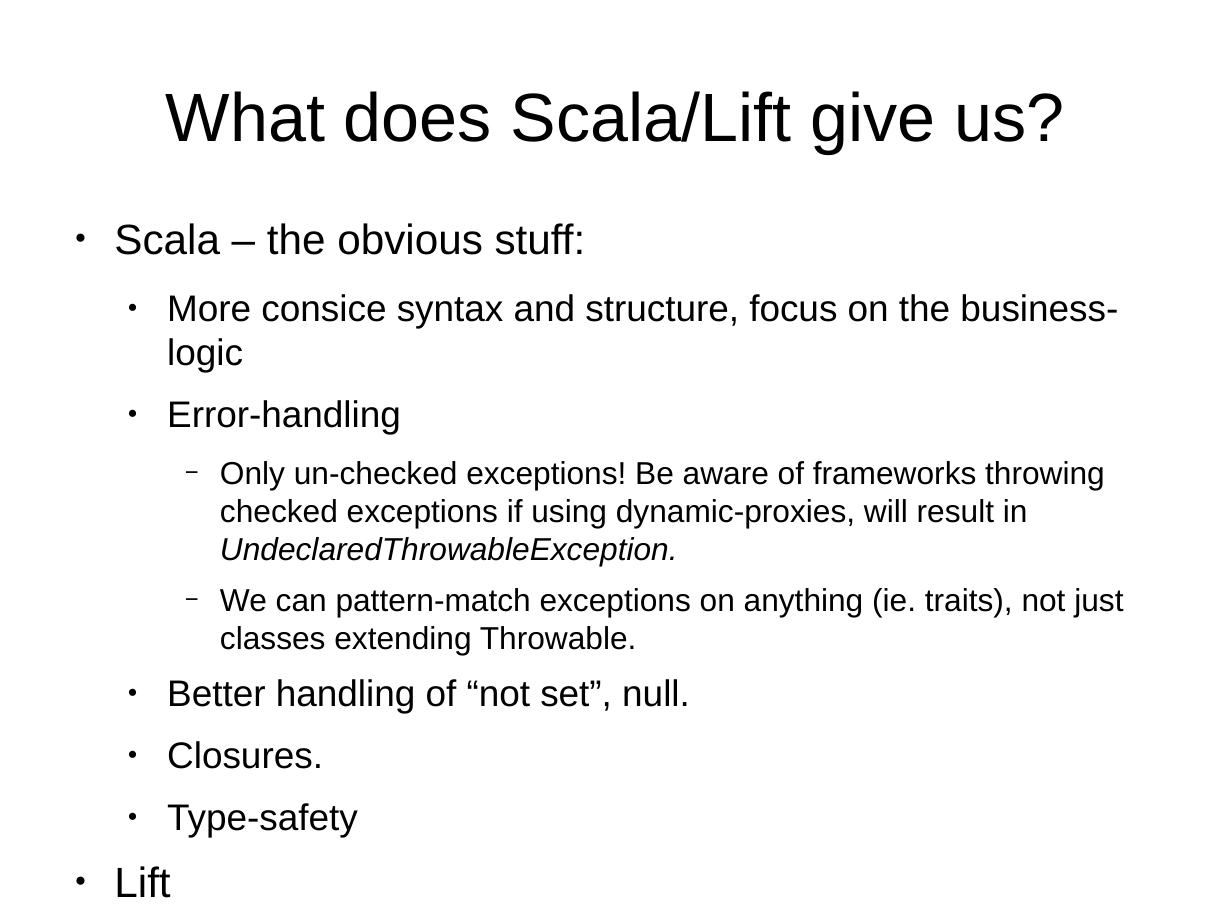
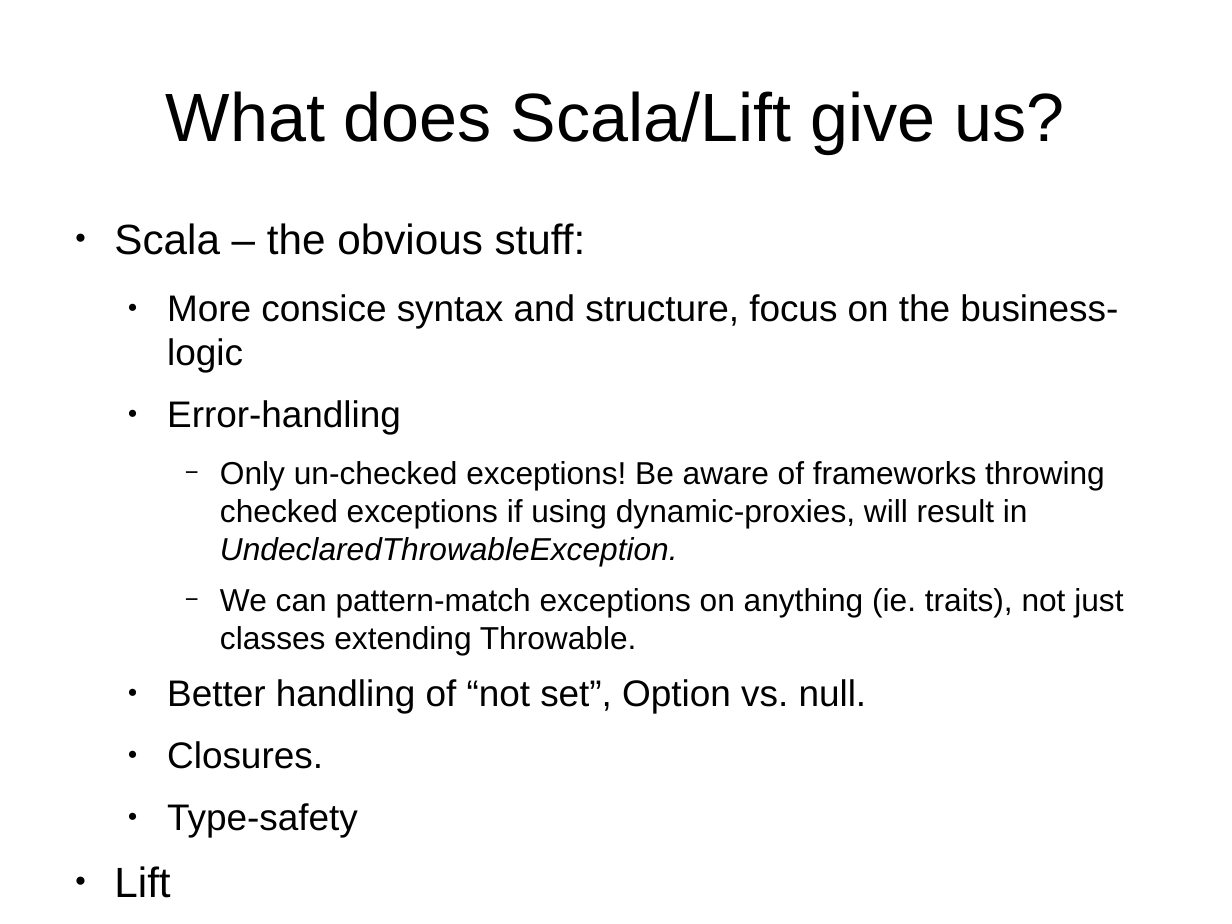
Before and after one commit to andreak/slol-2011, a slide deck: slide 9 of Scala-LiftOff-2011-lift-from-jee-perspective.odp. Drawn at 1232x924 pixels with LibreOffice and Linux fonts; fonts in the diff are those of the drawing. Boxes give left, top, right and bottom in pixels: in the first picture for what was removed or moved away, otherwise in the second. Text is boxed around its words. In the diff, an @@ line names an element or a change of style, - is before the commit and + after.

```diff
--- a/Scala-LiftOff-2011-lift-from-jee-perspective.odp
+++ b/Scala-LiftOff-2011-lift-from-jee-perspective.odp
@@ text at (167,679,867,713): text changed @@
-  ● Better handling of “not set”, null.
+  ● Better handling of “not set”, Option vs. null.
```
Also in this commit, not shown: 4 other slides changed.
